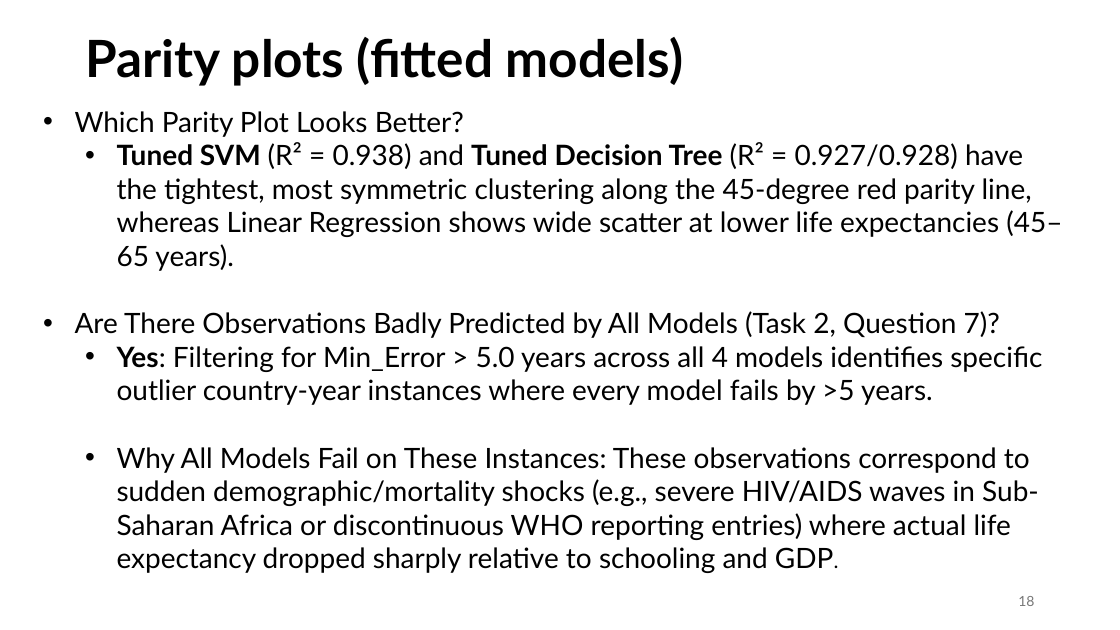
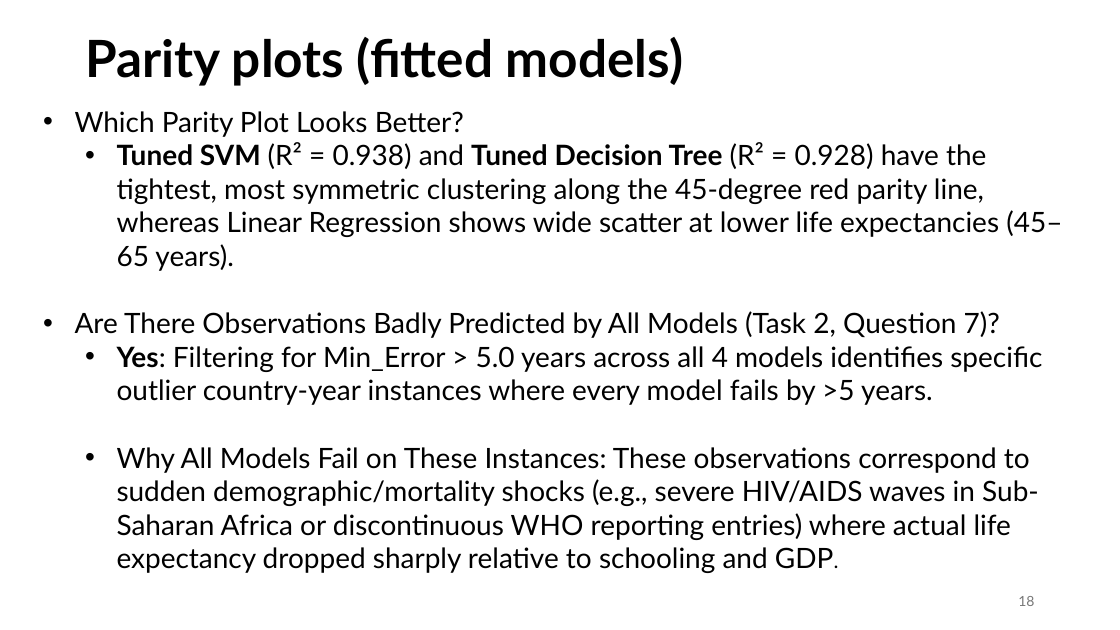
Before and after one commit to azelarabchakour/Data-science-assignments, a slide deck: slide 18 of Assignment-1/Assignment-1-present.pptx. Drawn at 1120x630 pixels with LibreOffice and Linux fonts; fonts in the diff are those of the drawing. Boxes give left, top, right and bottom in pixels: in the first picture for what was removed or moved away, otherwise in the second. Text is boxed around its words. In the diff, an @@ line names an element or a change of style, - is before the commit and + after.

Commit message:
minor UI changes in regression

```diff
--- a/Assignment-1/Assignment-1-present.pptx
+++ b/Assignment-1/Assignment-1-present.pptx
@@ text at <box>117,142,1062,271</box>: text changed @@
-  • Tuned SVM (R² = 0.938) and Tuned Decision Tree (R² = 0.927/0.928) have the tightest, most symmetric clustering along the 45-degree red parity line, whereas Linear Regression shows wide scatter at lower life expectancies (45–65 years).
+  • Tuned SVM (R² = 0.938) and Tuned Decision Tree (R² = 0.928) have the tightest, most symmetric clustering along the 45-degree red parity line, whereas Linear Regression shows wide scatter at lower life expectancies (45–65 years).
```
Also in this commit, not shown: 10 other slides changed, 1 slide added, 1 slide removed, 2 other files.
